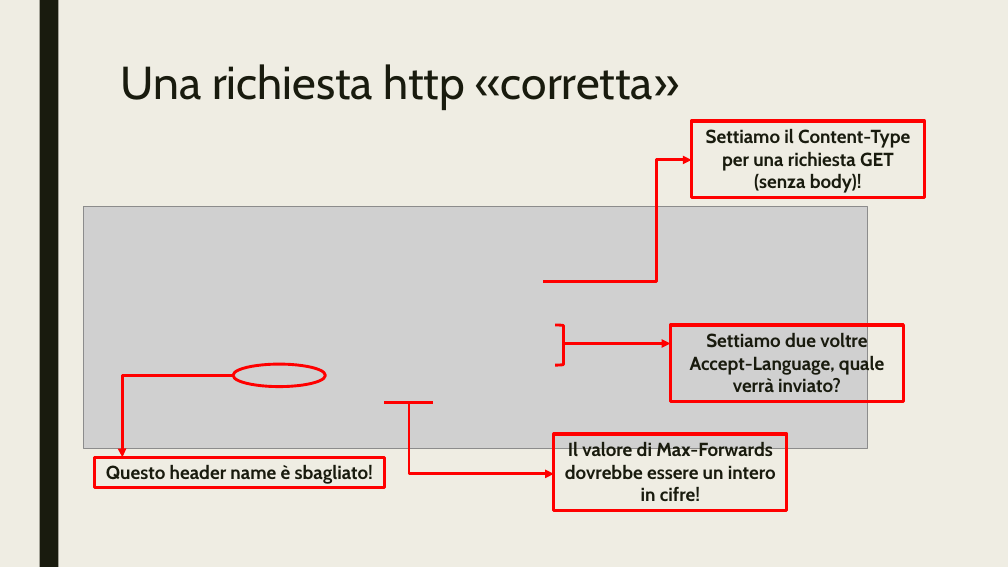
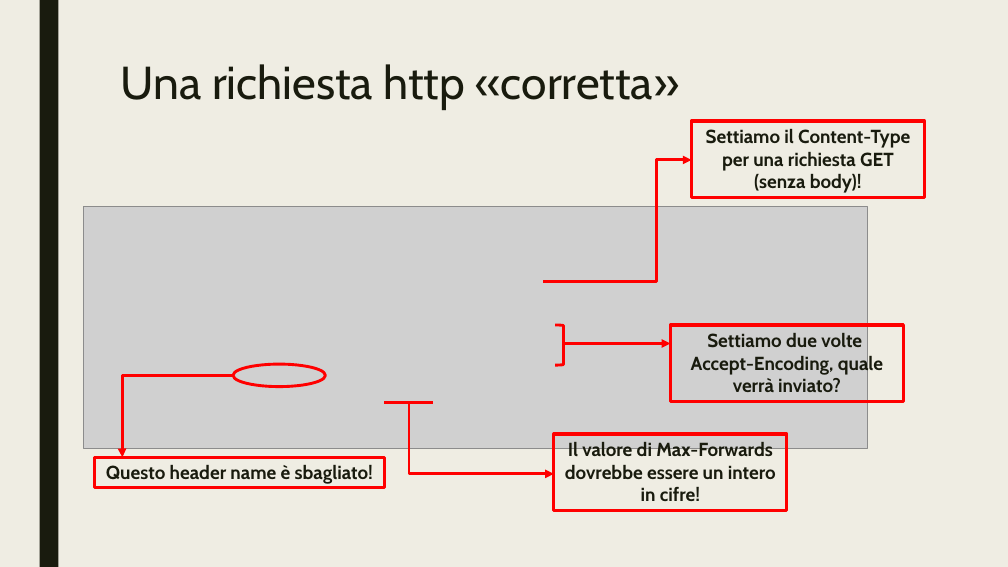
Before and after one commit to nicopellegrinelli/ProgettoLFC, a slide deck: slide 4 of Documentazione/Presentazione.pptx. Drawn at 1008x567 pixels with LibreOffice and Linux fonts; fonts in the diff are those of the drawing; grey boxes stand for pictures. Boxes give left, top, right and bottom in pixels: in the first picture for what was removed or moved away, otherwise in the second. Text is boxed around its words. In the diff, an @@ line names an element or a change of style, - is before the commit and + after.

Commit message:
sistemato typo presentazione

```diff
--- a/Documentazione/Presentazione.pptx
+++ b/Documentazione/Presentazione.pptx
@@ text in rectangle at (691,333,883,392): text changed @@
-Settiamo due voltre Accept-Language, quale verrà inviato?
+Settiamo due volte
+Accept-Encoding, quale verrà inviato?
```
